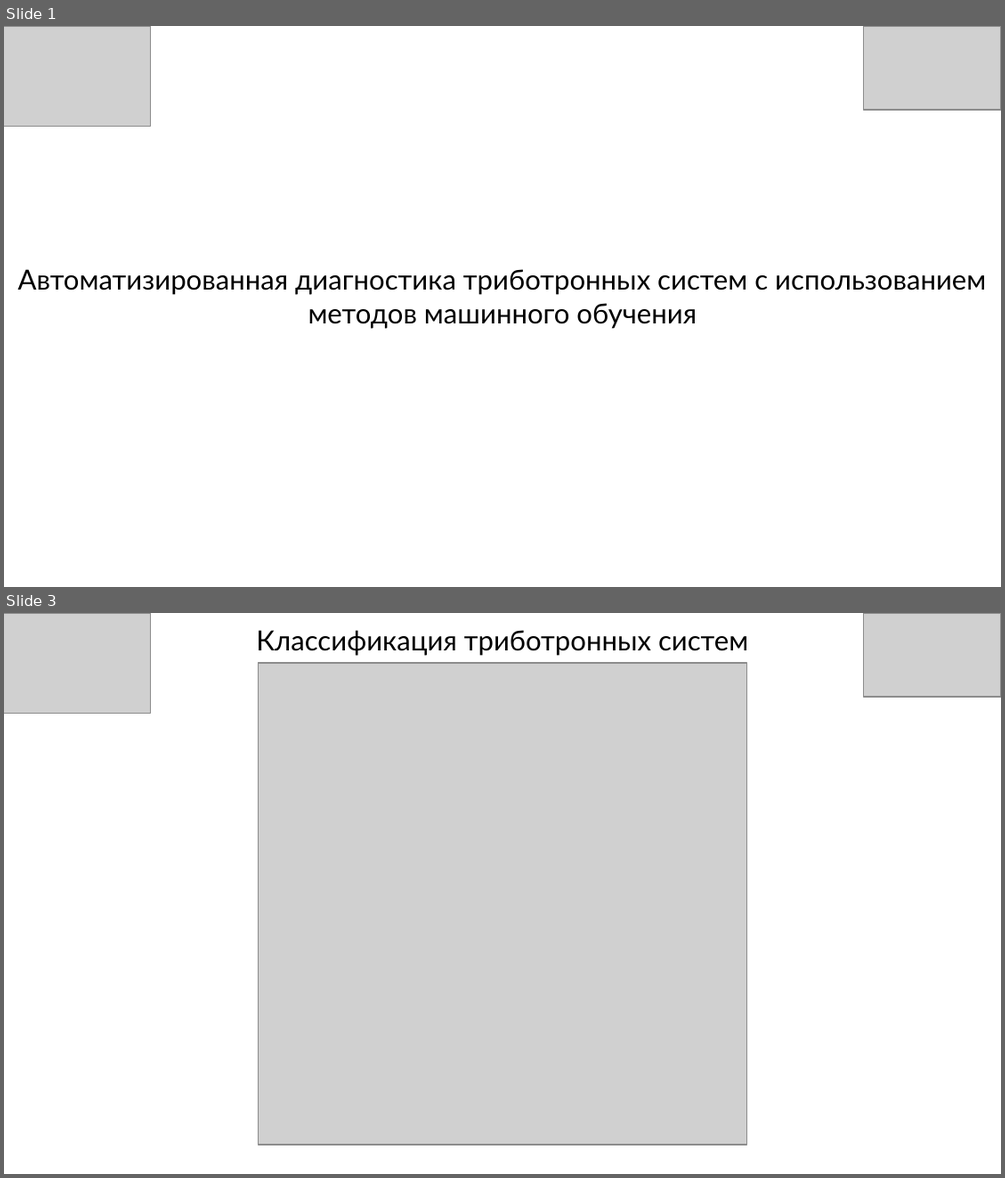
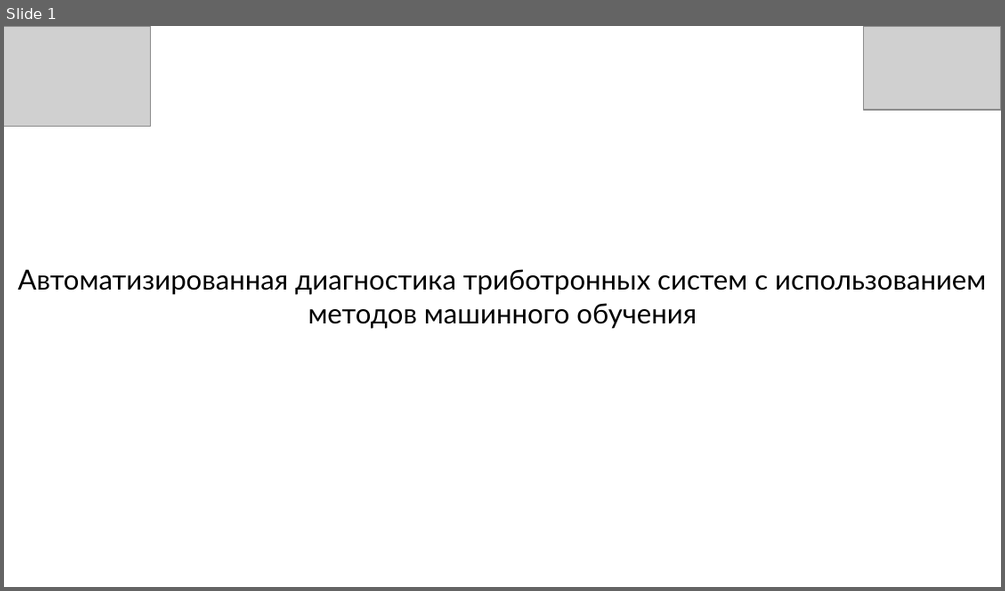
Before and after one commit to stebakov-i-n/OGU_Stebakov_ai, a slide deck: Lab 06/Lab_6_Pytorch_classification.pptx. Shown one above the other, each under a label of ours: slides 1 and 3 before the commit, slide 1 after it; the slides between them are not shown. The pictures are 1005x1178 and 1005x591 pixels, drawn with LibreOffice and Linux fonts; fonts in the diff are those of the drawing; grey boxes stand for pictures; background and template pictures are left out. Boxes give left, top, right and bottom in pixels: in the first picture for what was removed or moved away, otherwise in the second. Text is boxed around its words. In the diff, an @@ line names an element or a change of style, - is before the commit and + after.

```diff
--- a/Lab 06/Lab_6_Pytorch_classification.pptx
+++ b/Lab 06/Lab_6_Pytorch_classification.pptx
@@ slide 3 removed at (4,613,1001,1174), background picture (left out) @@
@@ picture removed at (4,613,151,713) @@
@@ title removed at (256,630,748,655) @@
-Классификация триботронных систем
@@ picture removed at (863,613,1001,697) @@
@@ picture removed at (259,663,746,1144) @@
```
Also in this commit, not shown: 9 other slides removed, 4 other files.
